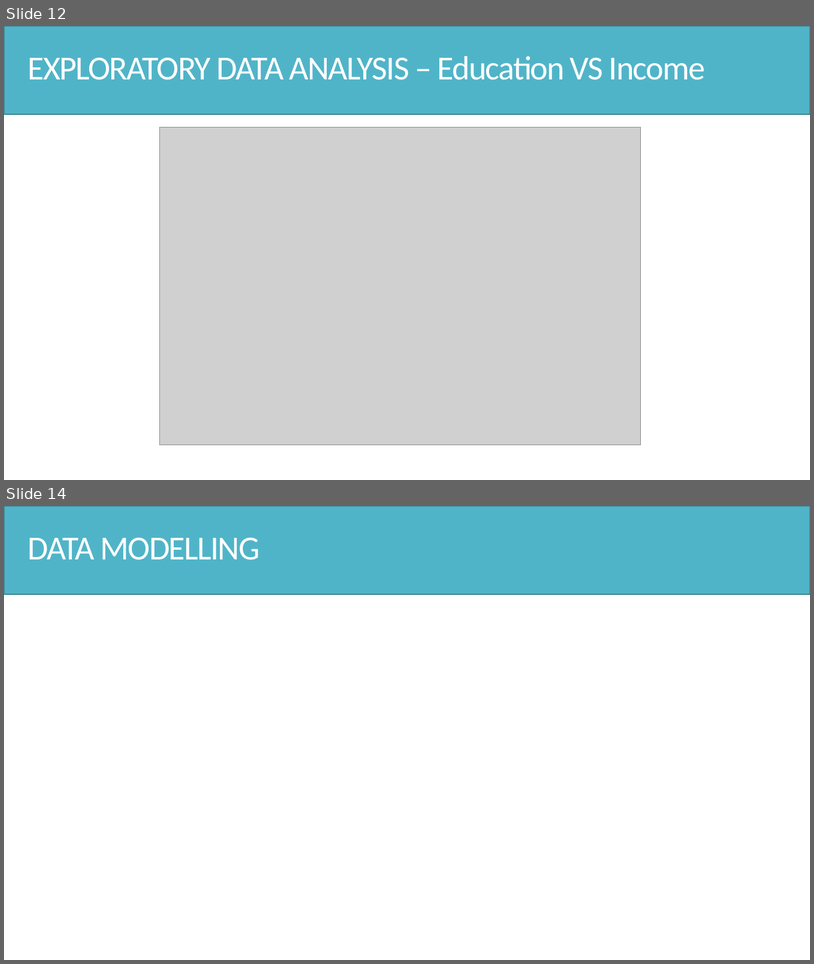
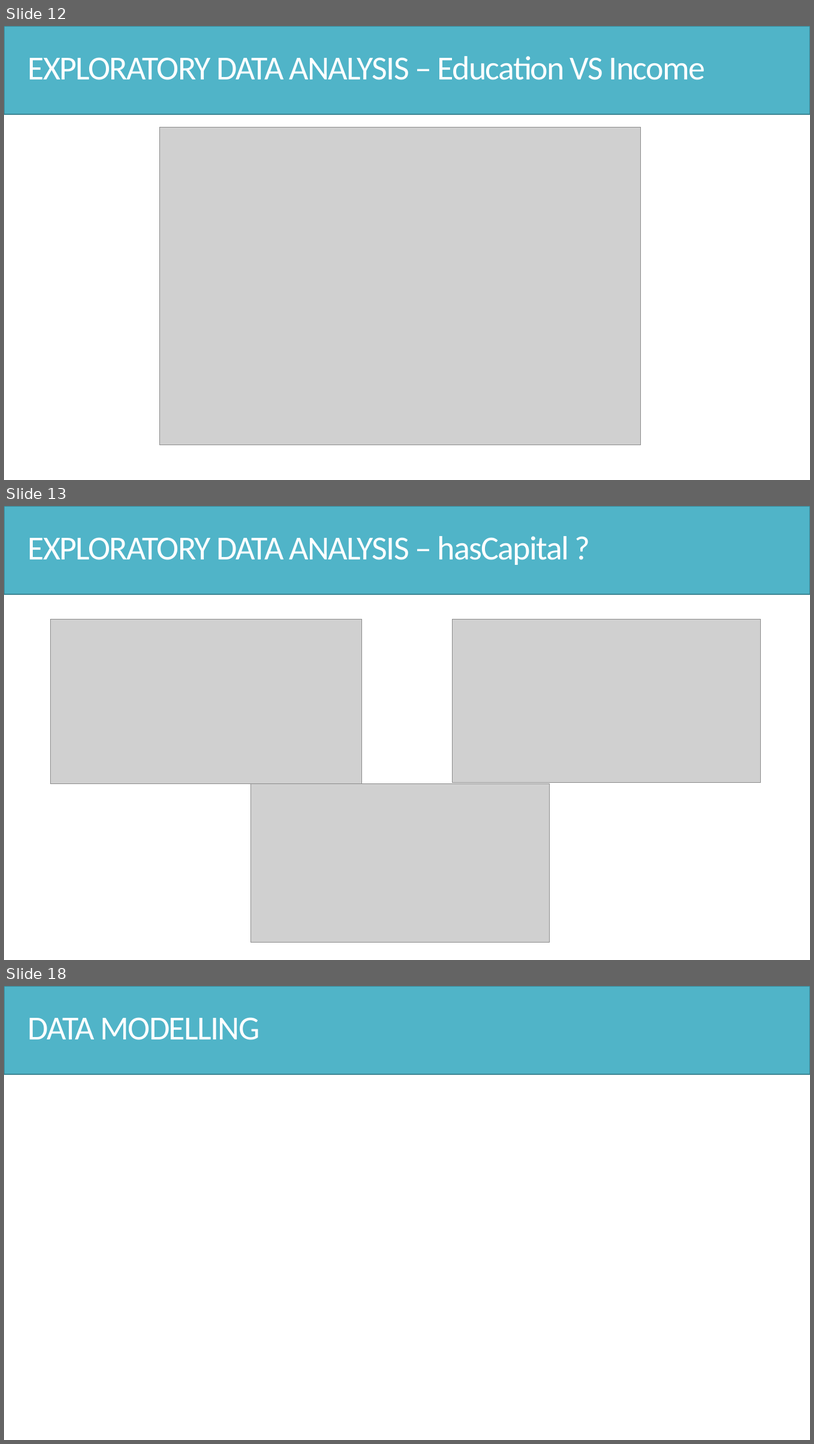
Before and after one commit to Hsgngr/dataiku_income_classification, a slide deck: Task_Presentation.pptx. Shown one above the other, each under a label of ours: slides 12 and 14 before the commit, slides 12, 13 and 18 after it; the slides between them are not shown. The pictures are 814x964 and 814x1444 pixels, drawn with LibreOffice and Linux fonts; fonts in the diff are those of the drawing; grey boxes stand for pictures. Boxes give left, top, right and bottom in pixels: in the first picture for what was removed or moved away, otherwise in the second. Text is boxed around its words. In the diff, an @@ line names an element or a change of style, - is before the commit and + after.

```diff
--- a/Task_Presentation.pptx
+++ b/Task_Presentation.pptx
@@ slide 13 added at (4, 506, 810, 960), background #FFFFFF @@
@@ rectangle added at (4, 506, 810, 594), fill #50B4C8, outline #3B8594 1 pt @@
@@ text added at (27, 536, 570, 565), 40 pt, text #FFFFFF @@
+EXPLORATORY DATA ANALYSIS – hasCapital ?
@@ picture added at (51, 619, 362, 784) @@
@@ picture added at (452, 619, 761, 783) @@
@@ picture added at (251, 784, 549, 942) @@
@@ what was slide 14 is now slide 18 @@
```
Also in this commit, not shown: 4 other slides added, 3 slides removed.
